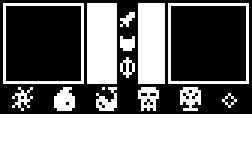
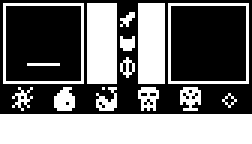
Two versions of the same layered image (252×144). Layer-by-layer changes:
added layer "Shape 1" above "Layer 7" over 27, 63, 60, 66
